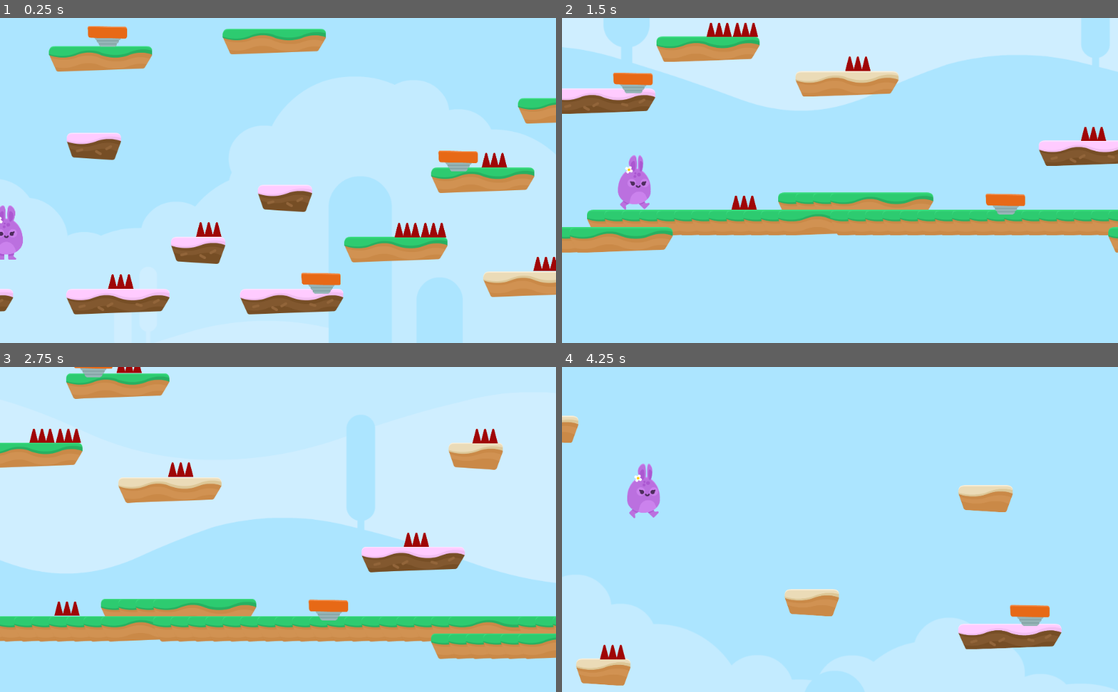
Above: before the commit, frames 1-4 (two rows, left to right).
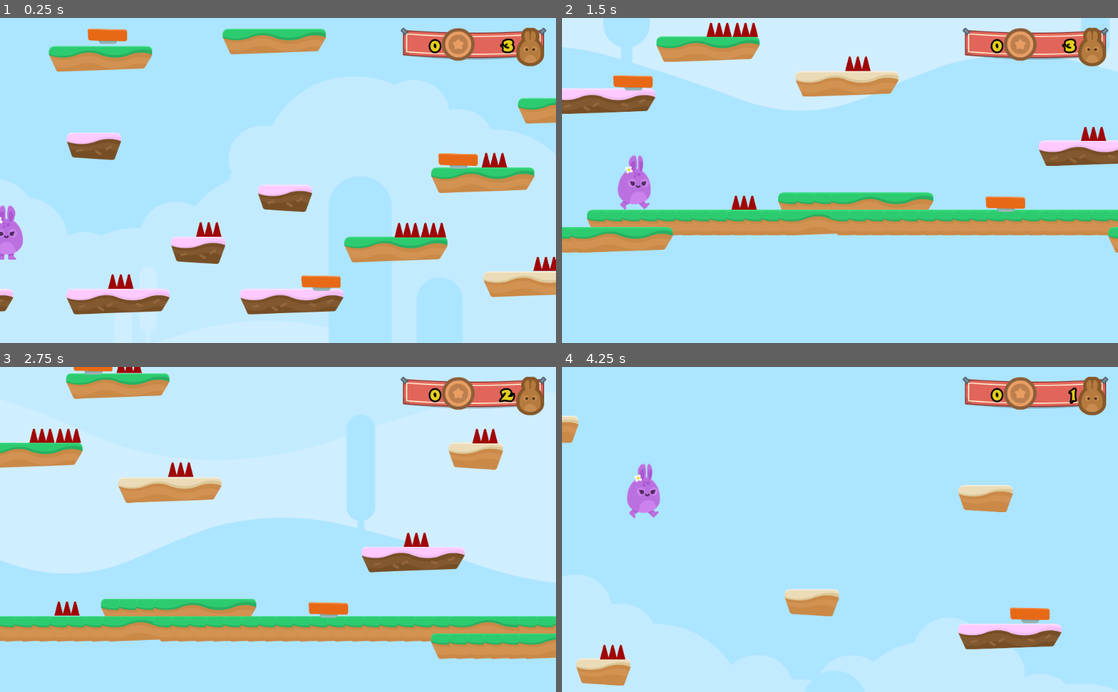
Above: after the commit, the same moments.

Repository: mtsimoni/good_times
Game: Godot game, scene res://levels/Level 1.tscn
Two runs of this game, one before a commit and one after it. Both use one fixed random seed, a clock stepped at 60 frames per second and the inputs below.
Inputs:
- Up to frame 1 (0.25 s): no input
- Up to frame 2 (1.5 s): hold D (right) from 0.53 s (still down); tap W (jump) at 0.77 s
- Up to frame 3 (2.75 s): tap W (jump) at 1.52 s; release D (right) at 2.03 s; hold A (left) from 2.03 s (still down)
- Up to frame 4 (4.25 s): release A (left) at 2.78 s; hold D (right) from 2.78 s (still down); tap W (jump) at 3.02, 3.77 s

The runs differ from the first frame. In frame 1, 2.9% of the frame differs, in the area x 15-99%, y 2-85%; in frame 2, 2.7%; in frame 3, 2.6%; in frame 4, 2.5%.
Error after the commit: Invalid set index 'text' (on base: 'Label') with value of type 'int'. (res://GUI/GUI.gd:4)

Commit message:
Added GUI

Diff:
--- /dev/null
+++ b/GUI/GUI.gd
@@ -0,0 +1,7 @@
+extends CanvasLayer
+
+func _ready():
+	$Control/TextureRect/HBoxContainer/LifeCount.text = 3
+
+func update_lives(lives_left):
+	$Control/TextureRect/HBoxContainer/LifeCount.text = str(lives_left)
--- /dev/null
+++ b/GUI/GUI.tscn
@@ -0,0 +1,70 @@
+[gd_scene load_steps=7 format=2]
+
+[ext_resource path="res://assets/GFX/HUD/bannerHanging.png" type="Texture" id=1]
+[ext_resource path="res://assets/GFX/HUD/coin_bronze.png" type="Texture" id=2]
+[ext_resource path="res://assets/GFX/HUD/lifes.png" type="Texture" id=3]
+[ext_resource path="res://assets/Fonts/candles_.ttf" type="DynamicFontData" id=4]
+[ext_resource path="res://GUI/GUI.gd" type="Script" id=5]
+
+[sub_resource type="DynamicFont" id=1]
+size = 28
+outline_size = 3
+outline_color = Color( 0, 0, 0, 1 )
+use_filter = true
+font_data = ExtResource( 4 )
+
+[node name="GUI" type="CanvasLayer" groups=["GUI"]]
+script = ExtResource( 5 )
+
+[node name="Control" type="Control" parent="."]
+anchor_right = 1.0
+anchor_bottom = 1.0
+
+[node name="TextureRect" type="TextureRect" parent="Control"]
+anchor_left = 1.0
+anchor_right = 1.0
+margin_left = -286.0
+margin_top = 18.0
+margin_bottom = 98.0
+rect_pivot_offset = Vector2( 202, 223 )
+texture = ExtResource( 1 )
+
+[node name="HBoxContainer" type="HBoxContainer" parent="Control/TextureRect"]
+anchor_right = 1.0
+anchor_bottom = 1.0
+margin_left = 4.0
+margin_right = -22.0
+margin_bottom = -4.0
+
+[node name="CoinCount" type="Label" parent="Control/TextureRect/HBoxContainer"]
+margin_top = 14.0
+margin_right = 61.0
+margin_bottom = 51.0
+size_flags_horizontal = 3
+custom_colors/font_color = Color( 0.894118, 0.811765, 0.121569, 1 )
+custom_fonts/font = SubResource( 1 )
+text = "0"
+align = 2
+
+[node name="Coin" type="TextureRect" parent="Control/TextureRect/HBoxContainer"]
+margin_left = 72.0
+margin_right = 132.0
+margin_bottom = 76.0
+texture = ExtResource( 2 )
+
+[node name="LifeCount" type="Label" parent="Control/TextureRect/HBoxContainer"]
+margin_left = 136.0
+margin_top = 17.0
+margin_right = 200.0
+margin_bottom = 56.0
+size_flags_horizontal = 3
+custom_colors/font_color = Color( 0.894118, 0.811765, 0.121569, 1 )
+custom_fonts/font = SubResource( 1 )
+text = "0"
+align = 2
+
+[node name="LifeIcon" type="TextureRect" parent="Control/TextureRect/HBoxContainer"]
+margin_left = 208.0
+margin_right = 260.0
+margin_bottom = 76.0
+texture = ExtResource( 3 )
--- a/items/JumpPad.gd
+++ b/items/JumpPad.gd
@@ -2,6 +2,5 @@
 
 
 func _on_JumpPad_body_entered(body):
-	print("body entered")
 	$AnimationPlayer.play("boost")
 	body.boost()
--- a/items/JumpPad.tscn
+++ b/items/JumpPad.tscn
@@ -44,6 +44,7 @@
 
 [node name="AnimatedSprite" type="AnimatedSprite" parent="."]
 frames = SubResource( 1 )
+frame = 1
 playing = true
 
 [node name="CollisionShape2D" type="CollisionShape2D" parent="."]
--- a/levels/GameState.gd
+++ b/levels/GameState.gd
@@ -4,12 +4,17 @@
 
 func _ready():
 	add_to_group("GameState")
+	update_GUI()
 
 func hurt():
 	lives -= 1
 	$Player.hurt()
+	update_GUI()
 	if lives < 0:
 		end_game()
 
+func update_GUI():
+	get_tree().call_group("GUI", "update_lives", lives)
+
 func end_game():
 	get_tree().change_scene("res://levels/GameOver.tscn")
--- a/levels/Level 1.tscn
+++ b/levels/Level 1.tscn
@@ -6,6 +6,7 @@
 [ext_resource path="res://assets/SFX/Chiptune_Adventures_1.ogg" type="AudioStream" id=4]
 [ext_resource path="res://items/JumpPad.tscn" type="PackedScene" id=5]
 [ext_resource path="res://levels/GameState.gd" type="Script" id=6]
+[ext_resource path="res://GUI/GUI.tscn" type="PackedScene" id=7]
 
 [node name="Level 1" type="Node2D"]
 script = ExtResource( 6 )
@@ -91,3 +92,5 @@
 stream = ExtResource( 4 )
 volume_db = -5.0
 autoplay = true
+
+[node name="GUI" parent="." instance=ExtResource( 7 )]
Not shown: 1 places in levels/Level 1.tscn that only renumber resources
